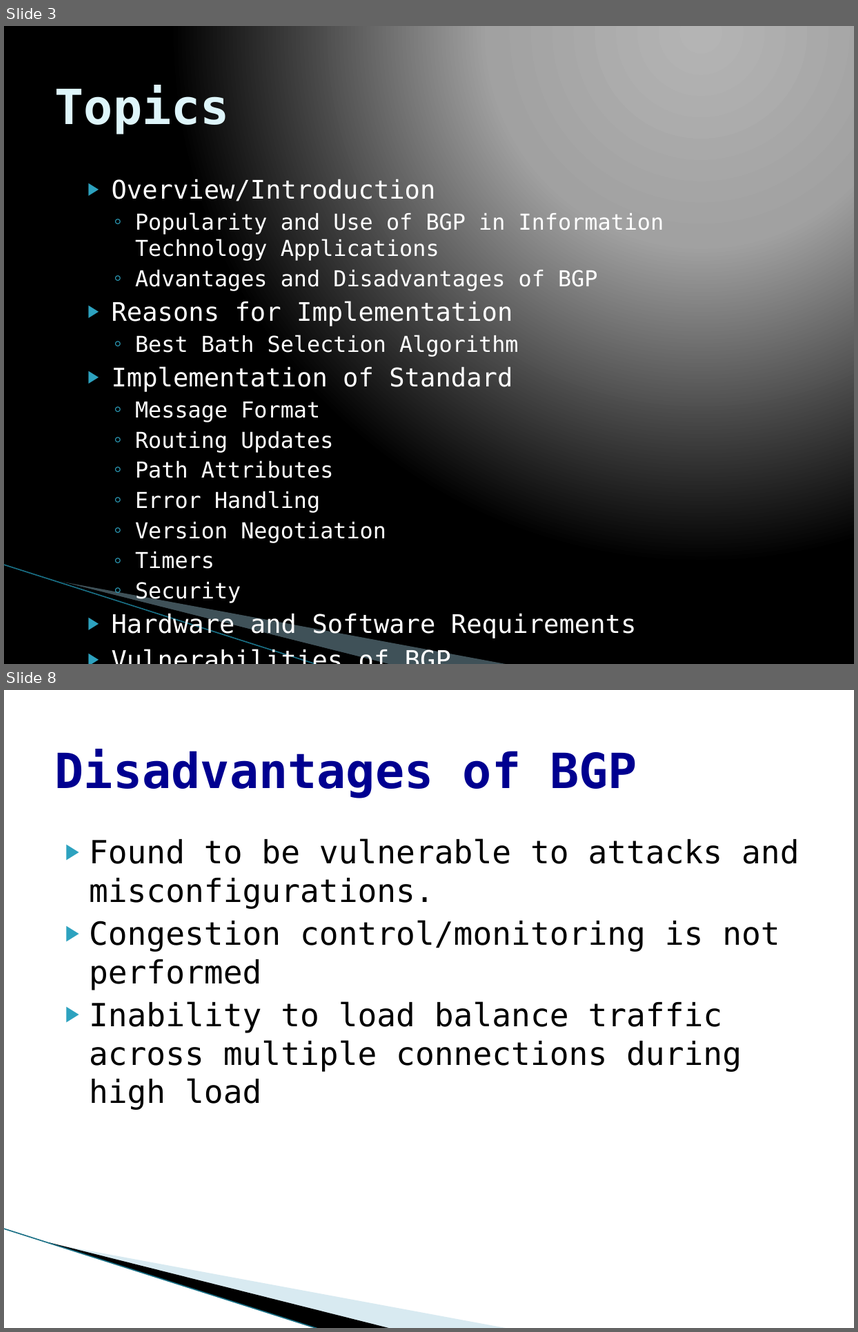
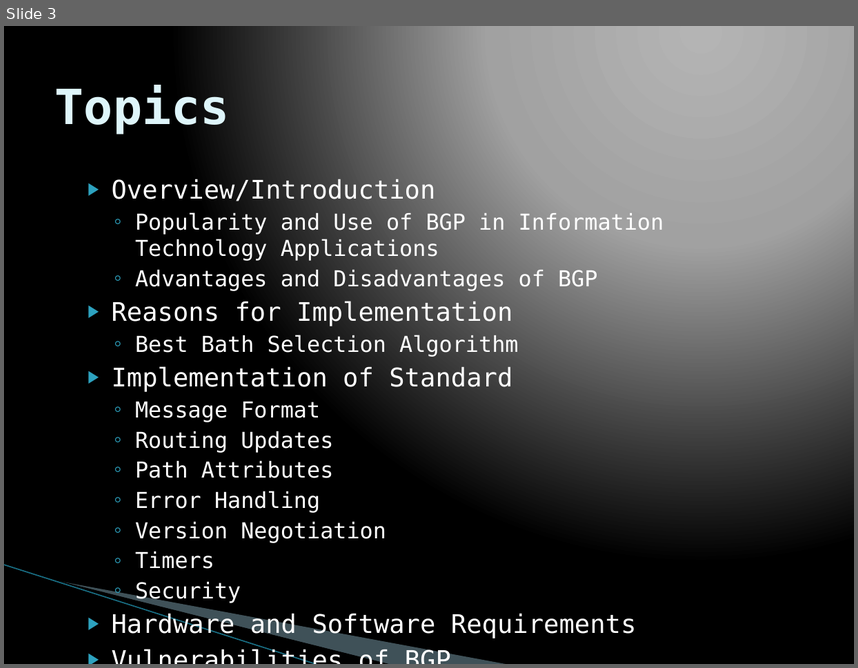
Before and after one commit to Polo08816/COSC650, a slide deck: documents/Presentation BGP.pptx. Shown one above the other, each under a label of ours: slides 3 and 8 before the commit, slide 3 after it; the slides between them are not shown. The pictures are 858x1332 and 858x668 pixels, drawn with LibreOffice and Linux fonts; fonts in the diff are those of the drawing; background and template pictures are left out. Boxes give left, top, right and bottom in pixels: in the first picture for what was removed or moved away, otherwise in the second. Text is boxed around its words. In the diff, an @@ line names an element or a change of style, - is before the commit and + after.

```diff
--- a/documents/Presentation BGP.pptx
+++ b/documents/Presentation BGP.pptx
@@ slide 8 removed at box(4, 690, 854, 1328), background #FFFFFF; not listed: 3 template elements that a slide beside it also shows @@
@@ title removed at box(55, 749, 638, 798) @@
-Disadvantages of BGP
@@ text removed at box(89, 838, 799, 1110) @@
-▶ Found to be vulnerable to attacks and misconfigurations.
-▶ Congestion control/monitoring is not performed
-▶ Inability to load balance traffic across multiple connections during high load
```
Also in this commit, not shown: 5 slides changed, 1 other slide removed.
